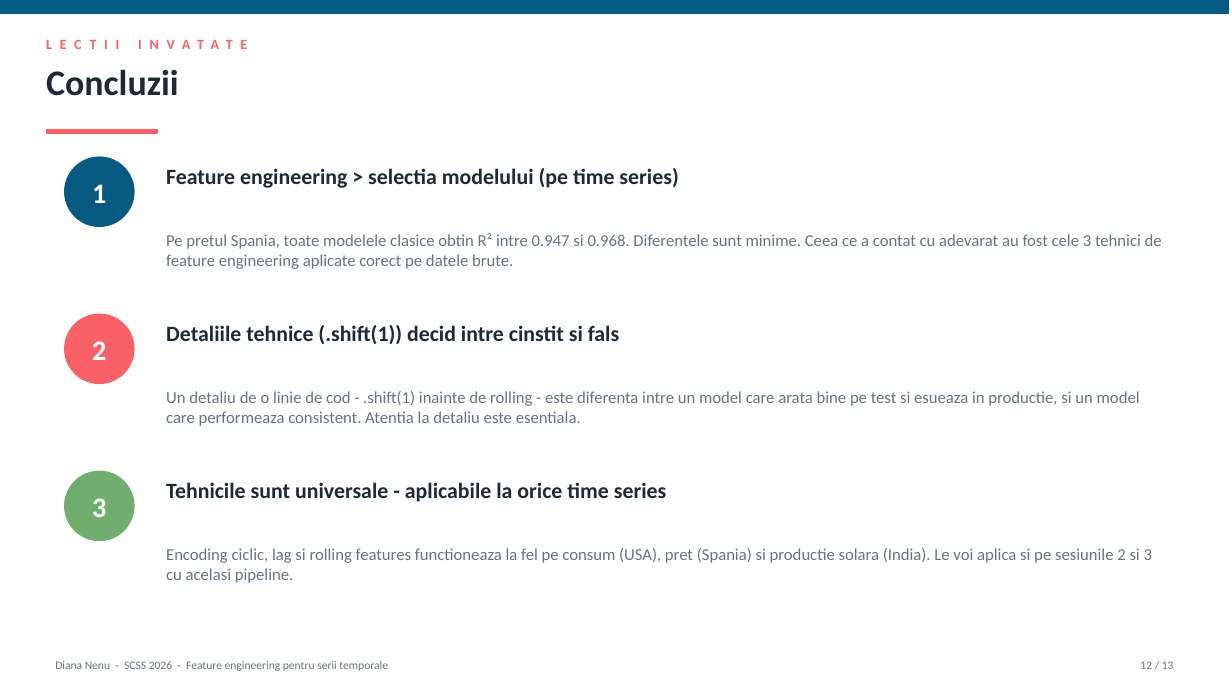
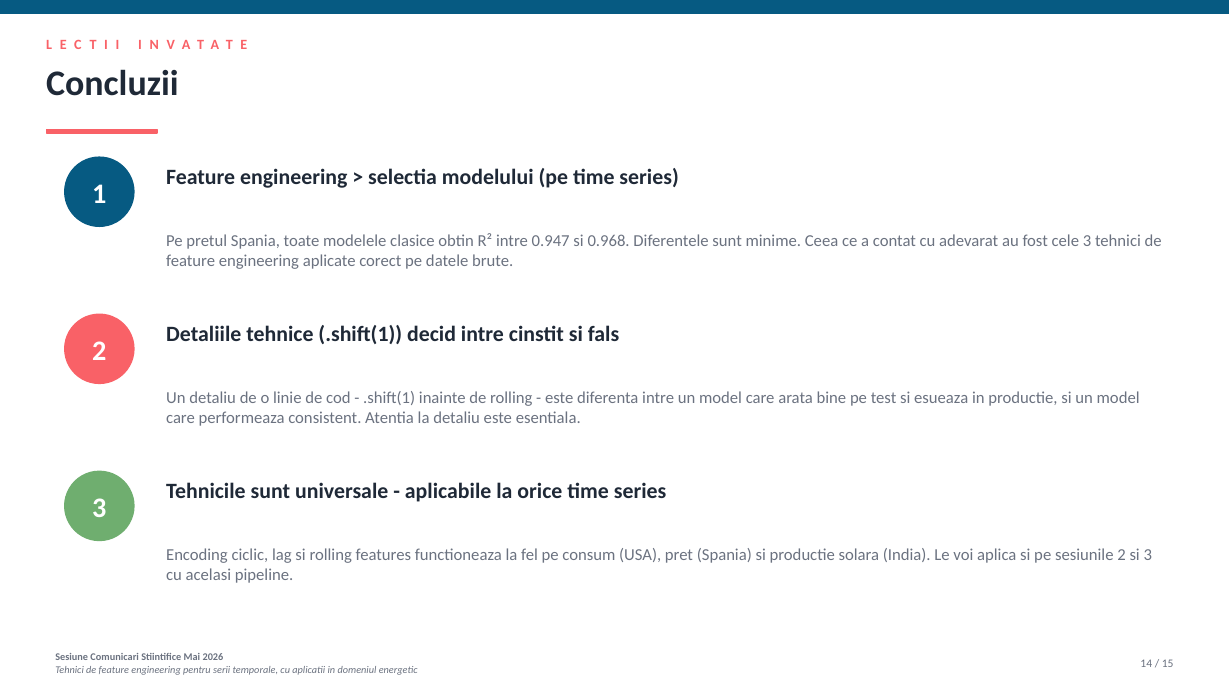
Before and after one commit to diana-nenu/Disertatie_AI_Platform, a slide deck: slide 14 of docs/SCSS/SCSS_FeatureEngineering_Diana_Nenu.pptx (slide 12 before the commit). Drawn at 1232x693 pixels with LibreOffice and Linux fonts; fonts in the diff are those of the drawing. Boxes give left, top, right and bottom in pixels: in the first picture for what was removed or moved away, otherwise in the second. Text is boxed around its words. In the diff, an @@ line names an element or a change of style, - is before the commit and + after.

```diff
--- a/docs/SCSS/SCSS_FeatureEngineering_Diana_Nenu.pptx
+++ b/docs/SCSS/SCSS_FeatureEngineering_Diana_Nenu.pptx
@@ text at (55, 653, 418, 675): text changed; size 9 to 8 pt; italic on @@
-Diana Nenu - SCSS 2026 - Feature engineering pentru serii temporale
+Sesiune Comunicari Stiintifice Mai 2026
+Tehnici de feature engineering pentru serii temporale, cu aplicatii in domeniul energetic
@@ text at (1140, 659, 1174, 667): text changed @@
-12 / 13
+14 / 15
```
Also in this commit, not shown: 11 other slides changed, 2 slides added, 2 other files.
